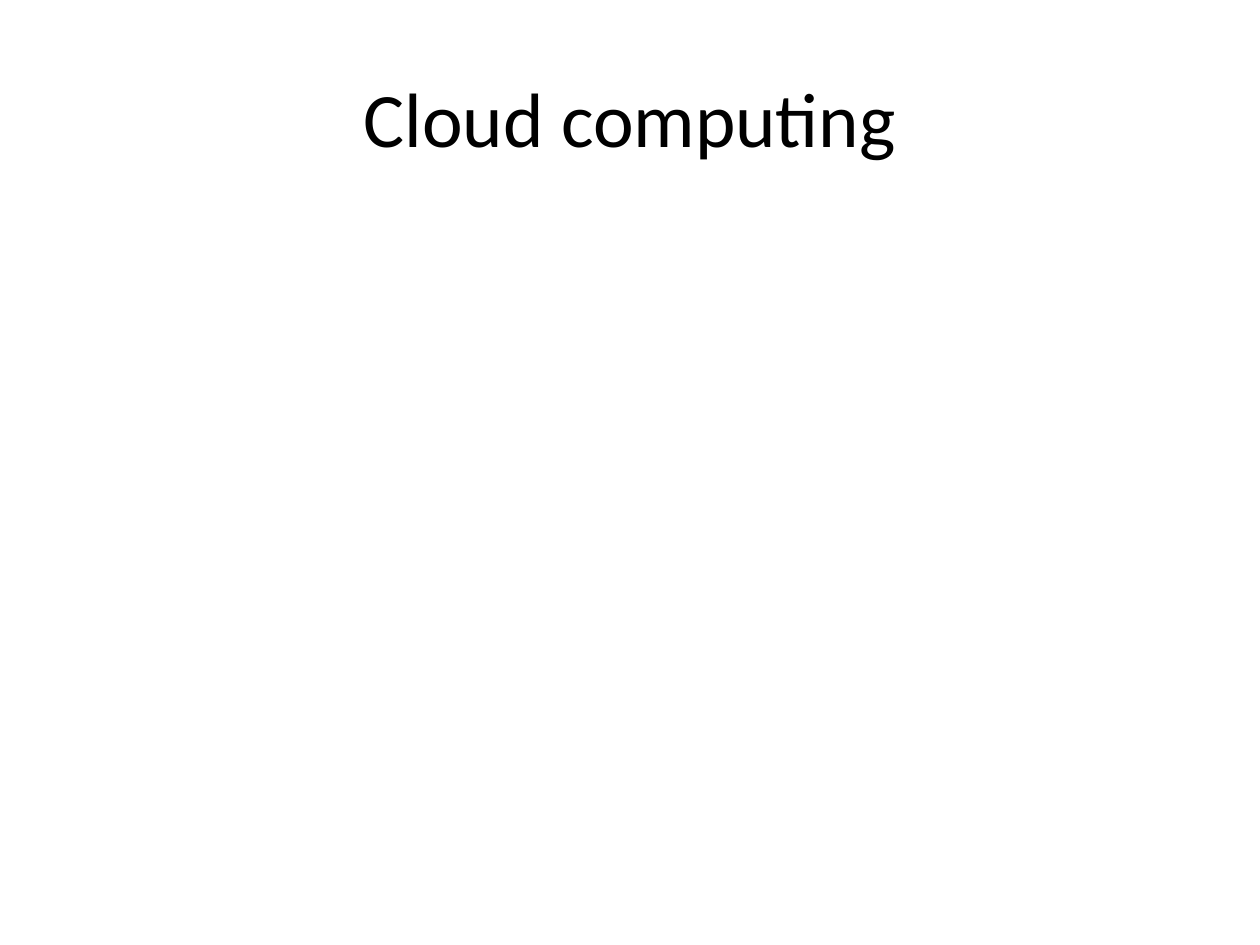
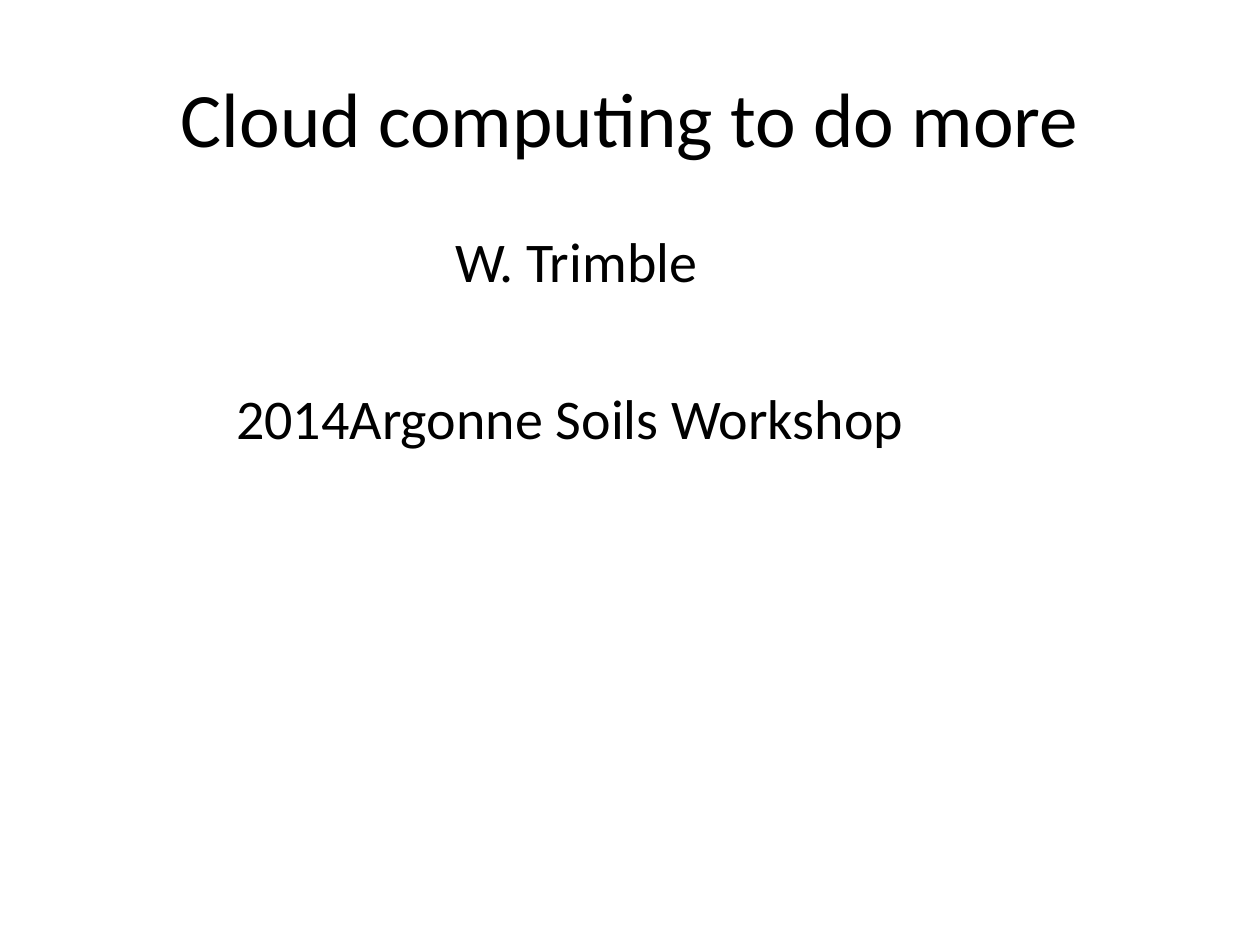
Before and after one commit to braithwaite/2014-argonne-soils-automation, a slide deck: slide 1 of _static/argonne-cloud-computing.pptx. Drawn at 1260x945 pixels with LibreOffice and Linux fonts; fonts in the diff are those of the drawing. Boxes give left, top, right and bottom in pixels: in the first picture for what was removed or moved away, otherwise in the second. Text is boxed around its words. In the diff, an @@ line names an element or a change of style, - is before the commit and + after.

```diff
--- a/_static/argonne-cloud-computing.pptx
+++ b/_static/argonne-cloud-computing.pptx
@@ title at bbox=[181, 93, 1077, 161]: text changed @@
-Cloud computing
+Cloud computing to do more
@@ text added at bbox=[455, 243, 903, 448], 32 pt, text #000000 @@
+W. Trimble
+2014 Argonne Soils Workshop
```
Also in this commit, not shown: 7 other slides changed, 2 slides added, 1 other file.
